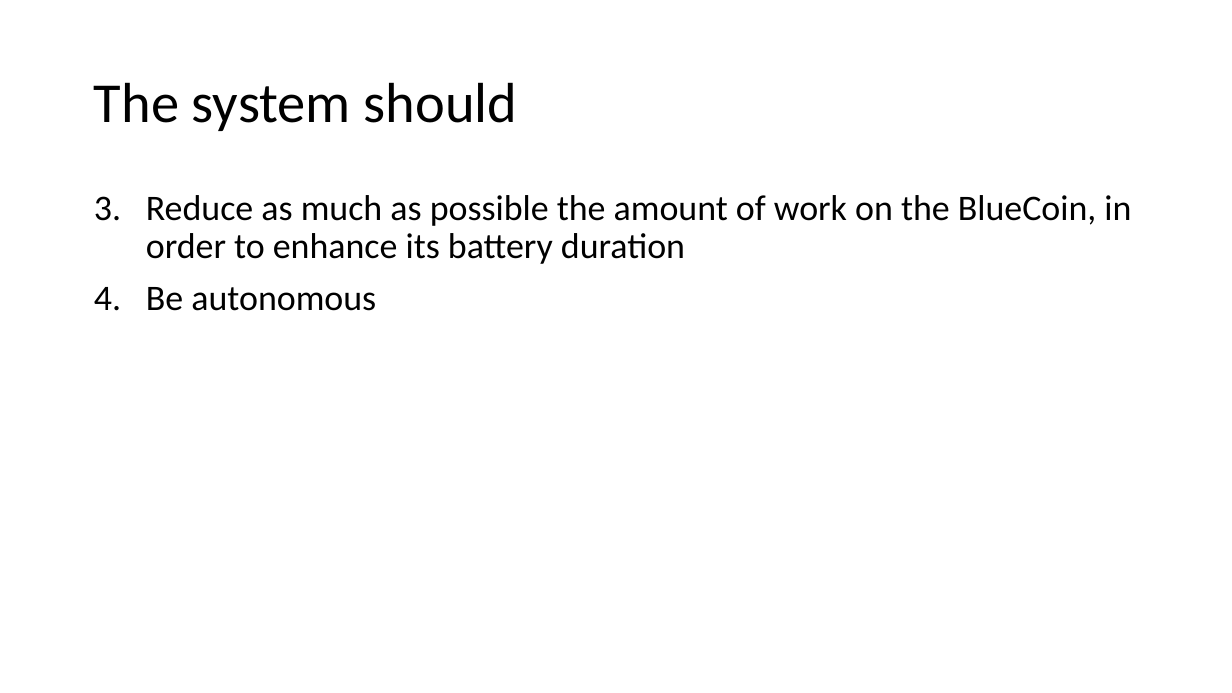
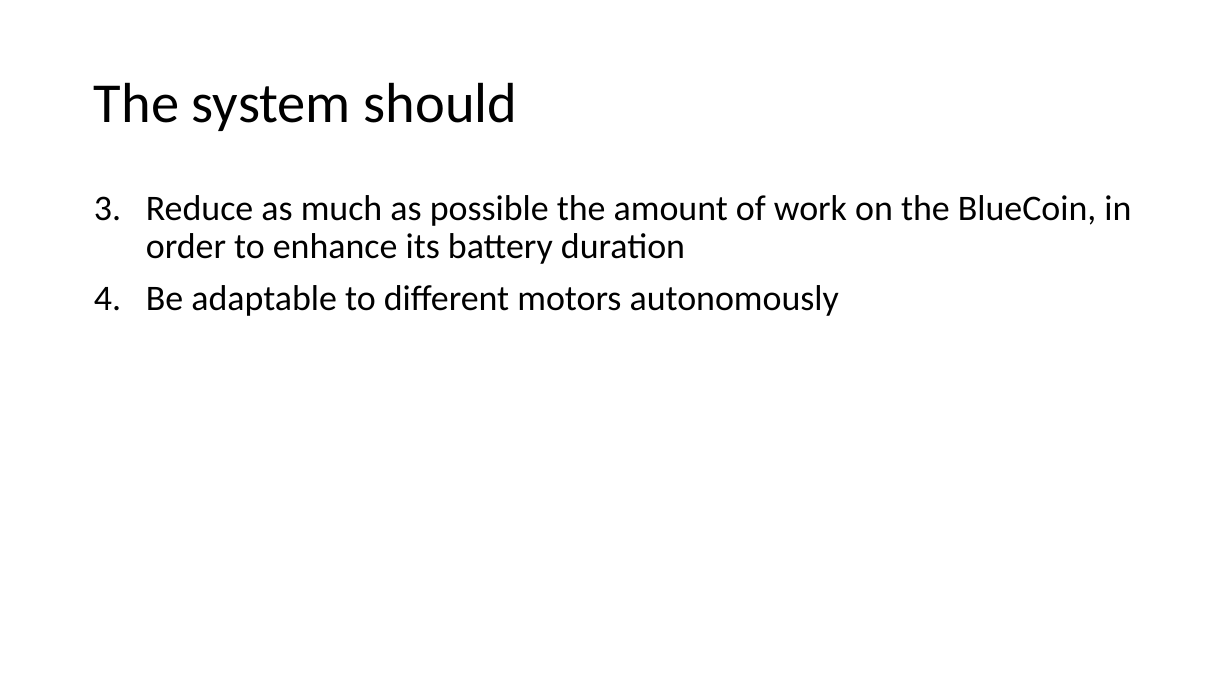
Before and after one commit to urzino/FanMonitoringBlueCoin, a slide deck: slide 4 of Pervasive_presentation_Milestone1_group8.pptx. Drawn at 1232x693 pixels with LibreOffice and Linux fonts; fonts in the diff are those of the drawing. Boxes give left, top, right and bottom in pixels: in the first picture for what was removed or moved away, otherwise in the second. Text is boxed around its words. In the diff, an @@ line names an element or a change of style, - is before the commit and + after.

```diff
--- a/Pervasive_presentation_Milestone1_group8.pptx
+++ b/Pervasive_presentation_Milestone1_group8.pptx
@@ text at box(146, 285, 839, 316): text changed @@
-4. Be autonomous
+4. Be adaptable to different motors autonomously
```
Also in this commit, not shown: 3 other slides changed, 2 slides added.
